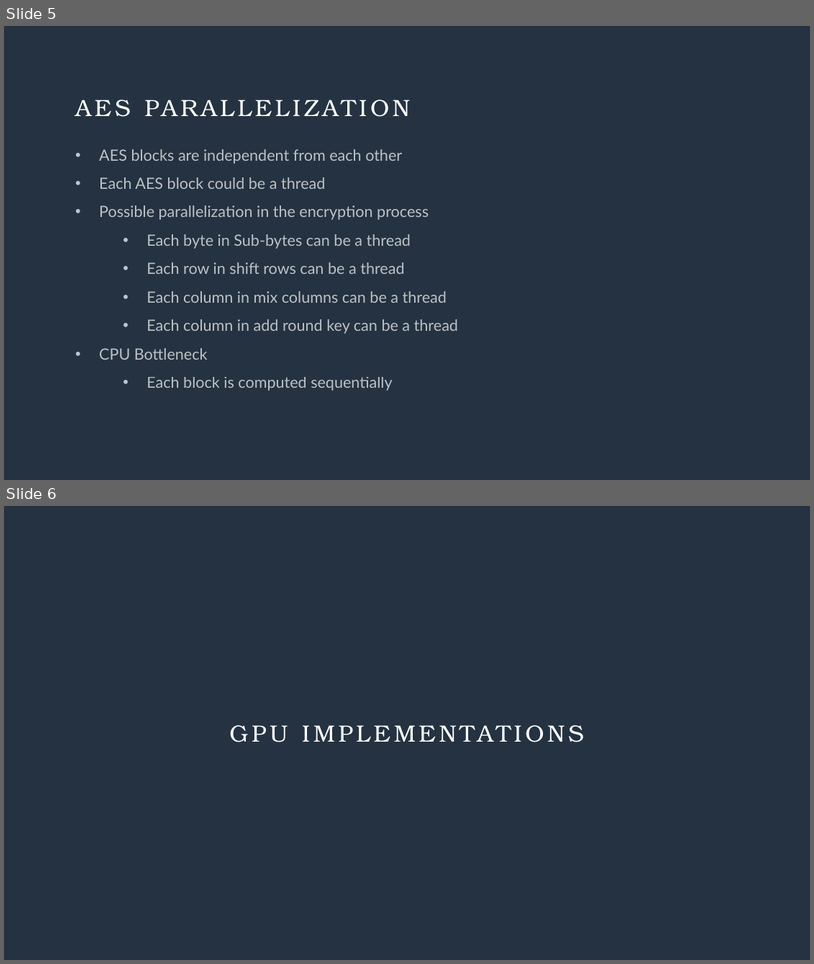
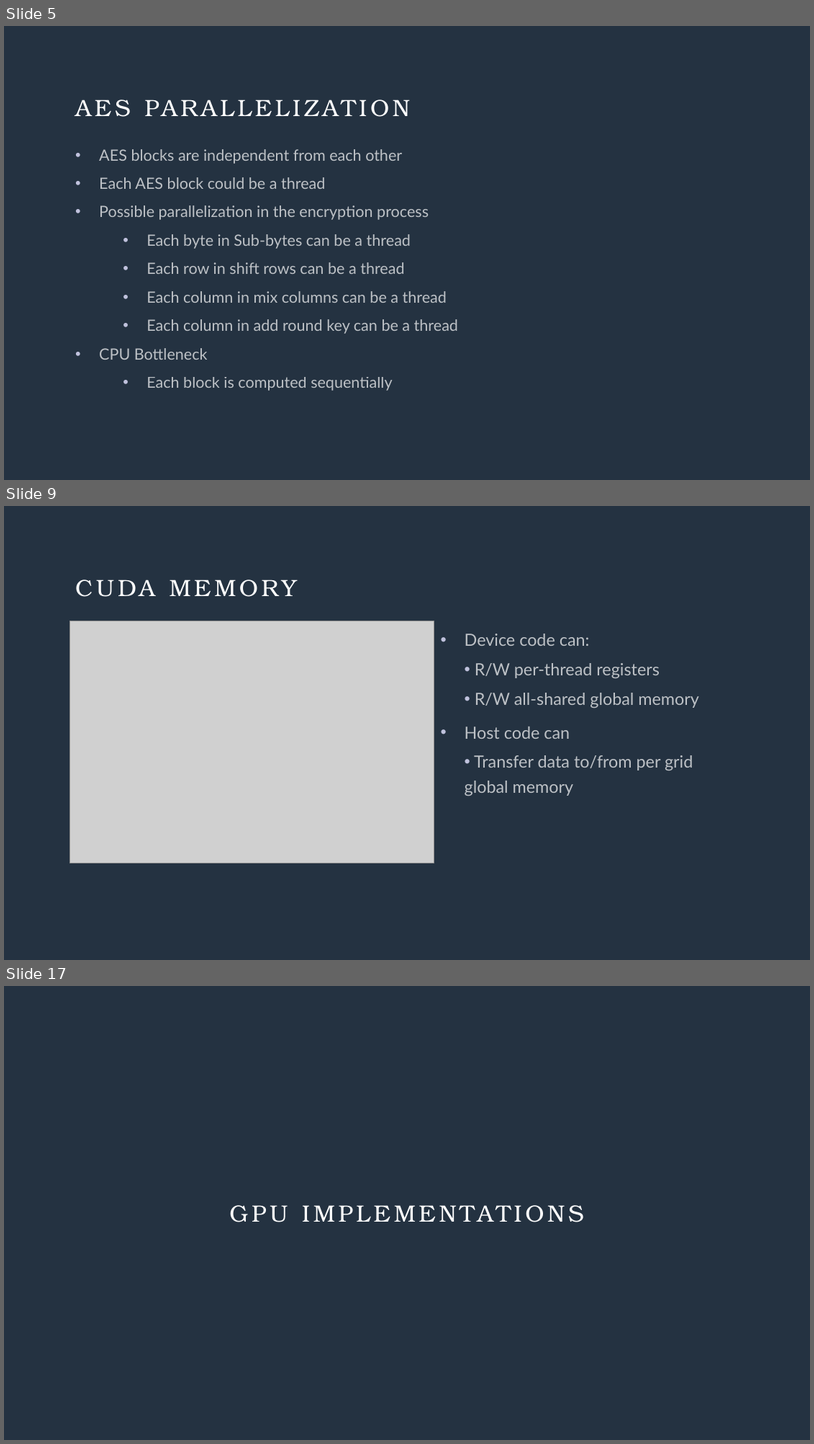
Before and after one commit to Julian-Singkham/AES-and-RSA-CUDA, a slide deck: cs4981_gpu-cuda-encryption.pptx. Shown one above the other, each under a label of ours: slides 5 and 6 before the commit, slides 5, 9 and 17 after it; the slides between them are not shown. The pictures are 814x964 and 814x1444 pixels, drawn with LibreOffice and Linux fonts; fonts in the diff are those of the drawing; grey boxes stand for pictures. Boxes give left, top, right and bottom in pixels: in the first picture for what was removed or moved away, otherwise in the second. Text is boxed around its words. In the diff, an @@ line names an element or a change of style, - is before the commit and + after.

```diff
--- a/cs4981_gpu-cuda-encryption.pptx
+++ b/cs4981_gpu-cuda-encryption.pptx
@@ slide 9 added at bbox=[4, 506, 810, 960], background #243241 @@
@@ title added at bbox=[75, 573, 739, 617], 28 pt, text #FFFFFF @@
+CUDA MEMORY
@@ picture added at bbox=[70, 621, 434, 862] @@
@@ text added at bbox=[465, 633, 700, 795], 20 pt, text #FFFFFF at 70% opacity @@
+• Device code can:
+  • R/W per-thread registers
+  • R/W all-shared global memory
+• Host code can
+  • Transfer data to/from per grid global memory
@@ what was slide 6 is now slide 17 @@
```
Also in this commit, not shown: 12 other slides added.
